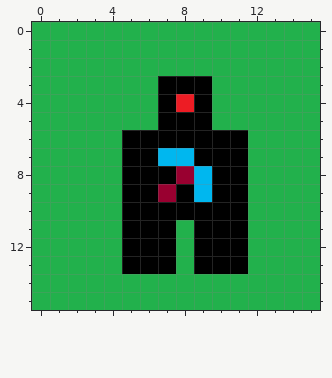
One commit to this pixel-art sprite: src/CodeWar/images/miner0.png. The picture above was drawn from the file before the commit.
The file is 16x16 pixels.
The same view after the edit:
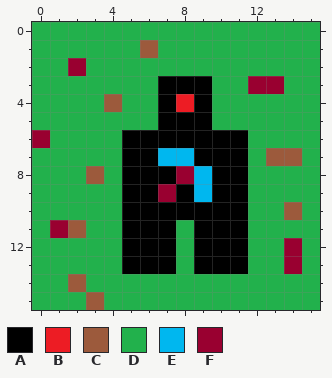
Palette (. is transparent): A #000000  B #ed1c24  C #9c5a3c  D #22b14c  E #00b7ef  F #990030
Change:
{"y":1,"x":6,"old":"D","new":"C"}
{"y":2,"x":2,"old":"D","new":"F"}
{"y":3,"x":12,"old":"DD","new":"FF"}
{"y":4,"x":4,"old":"D","new":"C"}
{"y":6,"x":0,"old":"D","new":"F"}
{"y":7,"x":13,"old":"DD","new":"CC"}
{"y":8,"x":3,"old":"D","new":"C"}
{"y":10,"x":14,"old":"D","new":"C"}
{"y":11,"x":1,"old":"DD","new":"FC"}
{"y":12,"x":14,"old":"D","new":"F"}
{"y":13,"x":14,"old":"D","new":"F"}
{"y":14,"x":2,"old":"D","new":"C"}
{"y":15,"x":3,"old":"D","new":"C"}
